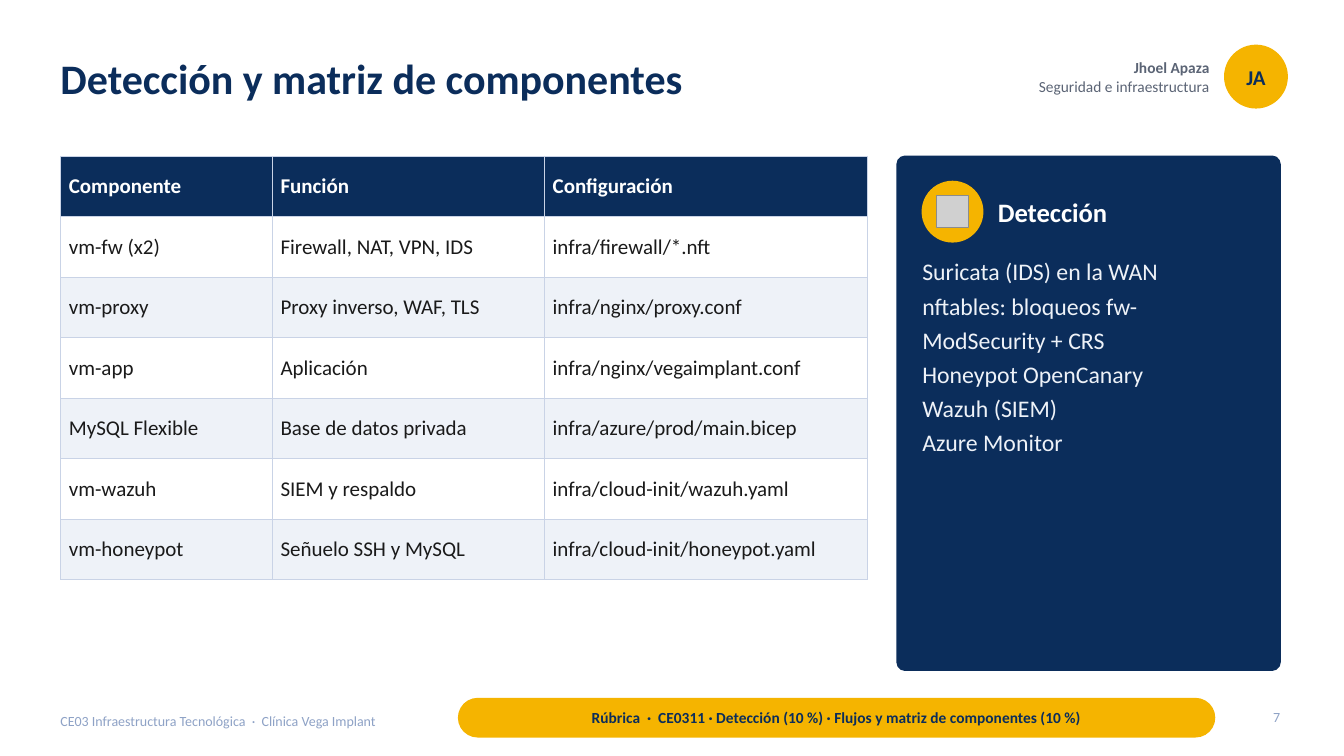
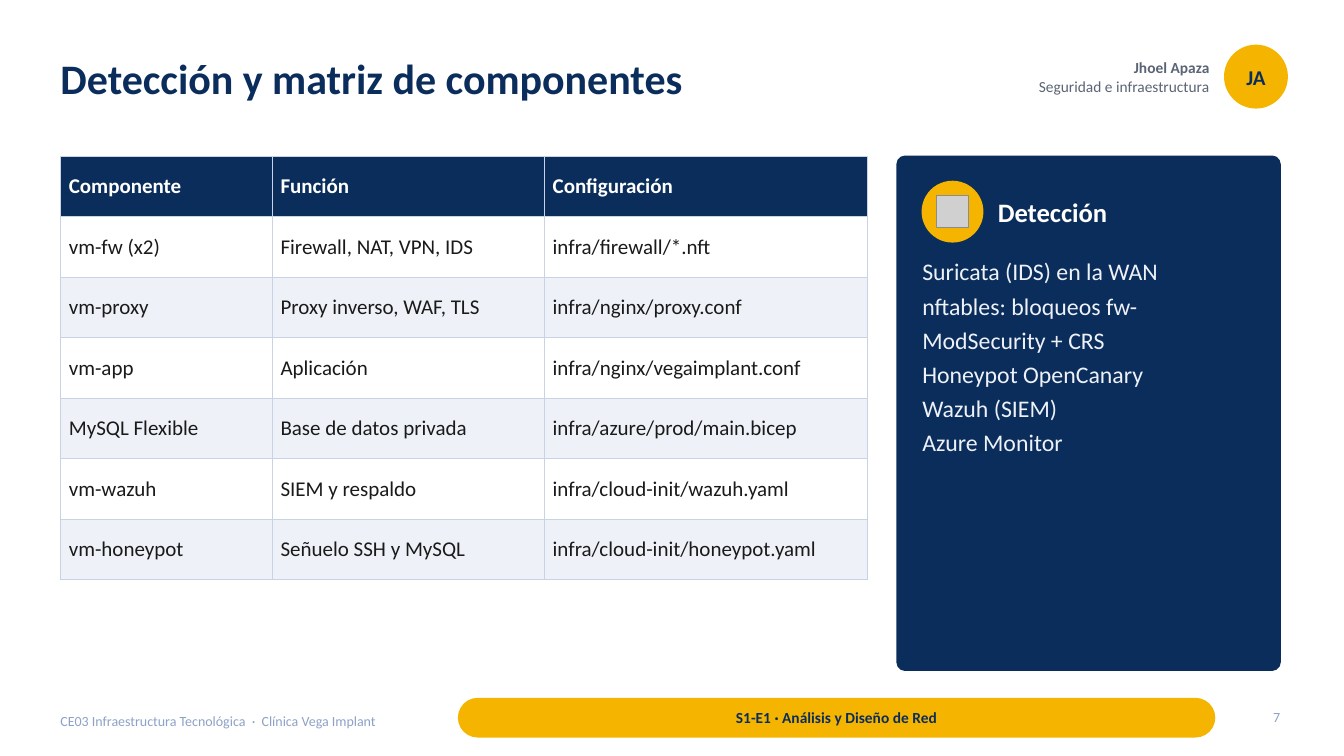
Before and after one commit to francalizaya266-sudo/venga-implantes, a slide deck: slide 7 of docs/entregables/CE03-infraestructura/presentaciones/CE03-Infraestructura-Tecnologica.pptx. Drawn at 1344x756 pixels with LibreOffice and Linux fonts; fonts in the diff are those of the drawing; grey boxes stand for pictures. Boxes give left, top, right and bottom in pixels: in the first picture for what was removed or moved away, otherwise in the second. Text is boxed around its words. In the diff, an @@ line names an element or a change of style, - is before the commit and + after.

```diff
--- a/docs/entregables/CE03-infraestructura/presentaciones/CE03-Infraestructura-Tecnologica.pptx
+++ b/docs/entregables/CE03-infraestructura/presentaciones/CE03-Infraestructura-Tecnologica.pptx
@@ text at bbox=[736, 712, 936, 726]: text changed @@
-Rúbrica · CE0311 · Detección (10 %) · Flujos y matriz de componentes (10 %)
+S1-E1 · Análisis y Diseño de Red
```
Also in this commit, not shown: 22 other slides changed, 3 other files.
